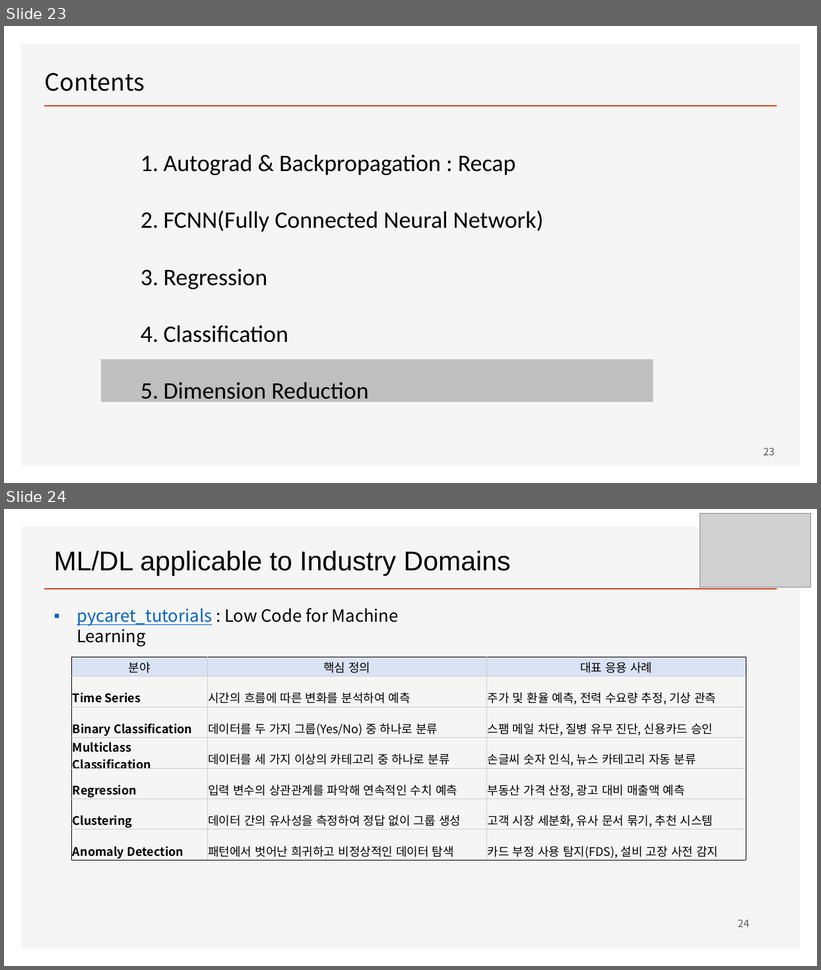
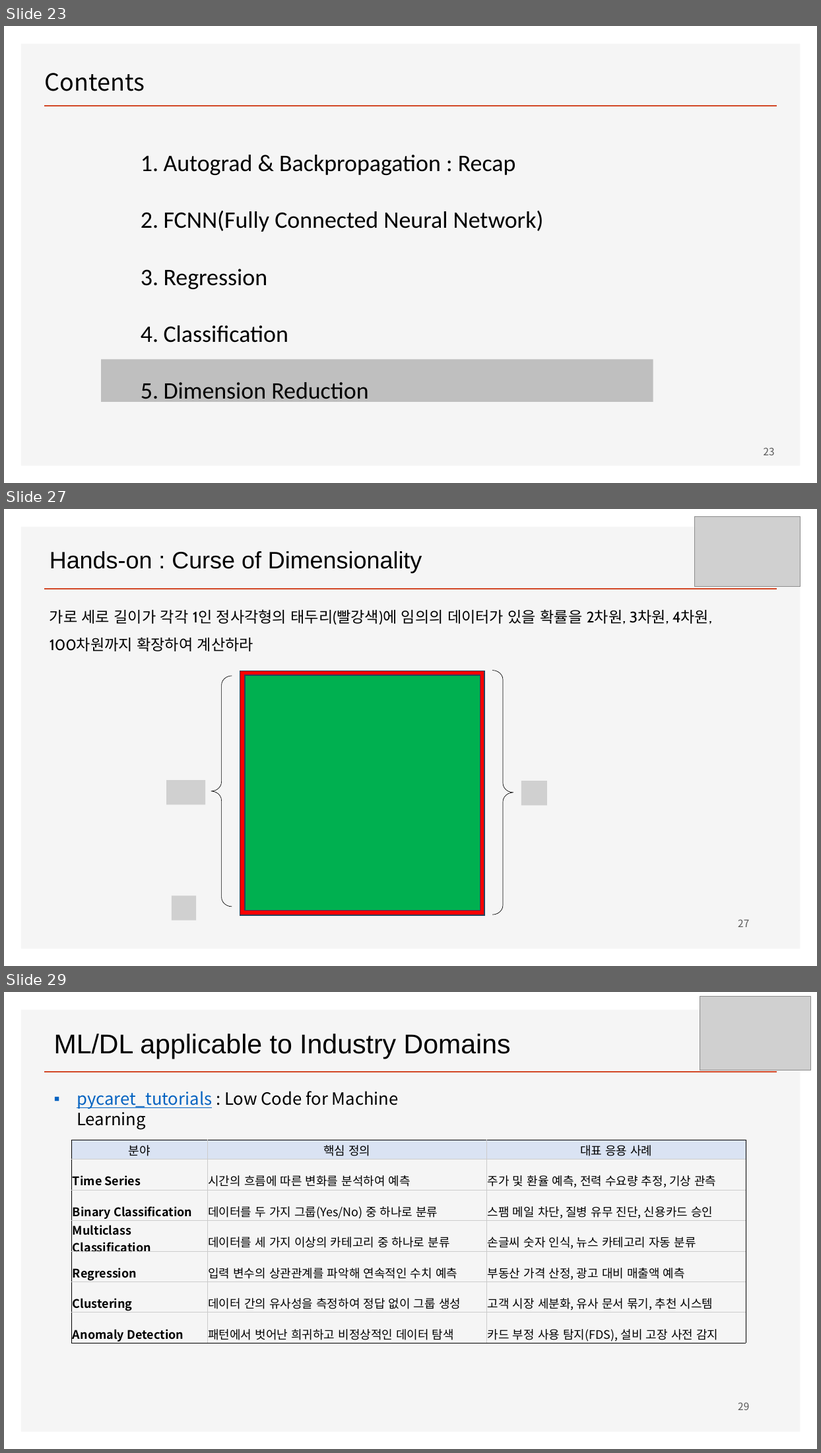
Before and after one commit to ancestor9/mathematics-for-machine-learning, a slide deck: Linear_Algebra/w6_Deep Learning.pptx. Shown one above the other, each under a label of ours: slides 23 and 24 before the commit, slides 23, 27 and 29 after it; the slides between them are not shown. The pictures are 821x970 and 821x1453 pixels, drawn with LibreOffice and Linux fonts; fonts in the diff are those of the drawing; grey boxes stand for pictures; background and template pictures are left out. Boxes give left, top, right and bottom in pixels: in the first picture for what was removed or moved away, otherwise in the second. Text is boxed around its words. In the diff, an @@ line names an element or a change of style, - is before the commit and + after.

```diff
--- a/Linear_Algebra/w6_Deep Learning.pptx
+++ b/Linear_Algebra/w6_Deep Learning.pptx
@@ slide 27 added at [4, 509, 817, 966], background #FFFFFF; not listed: 2 template elements that a slide beside it also shows @@
@@ picture added at [694, 516, 801, 586] @@
@@ text added at [50, 551, 422, 573], 28 pt, text #000000 @@
+Hands-on : Curse of Dimensionality
@@ text added at [50, 609, 712, 652], 18 pt, text #000000 @@
+가로 세로 길이가 각각 1인 정사각형의 태두리(빨강색)에 임의의 데이터가 있을 확률을 2차원, 3차원, 4차원, 100차원까지 확장하여 계산하라
@@ right brace added at [211, 676, 232, 908], outline #000000 0.5 pt @@
@@ rectangle added at [240, 671, 484, 916], fill #FF0000, outline #28445D 1 pt @@
@@ rectangle added at [245, 675, 481, 911], fill #00B050, outline #28445D 1 pt @@
@@ right brace added at [492, 671, 514, 916], outline #000000 0.5 pt @@
@@ picture added at [167, 780, 206, 805] @@
@@ picture added at [521, 781, 547, 805] @@
@@ picture added at [172, 896, 196, 921] @@
@@ page number added at [738, 920, 749, 927], 12 pt, text #595959 @@
+27
@@ what was slide 24 is now slide 29 @@
@@ page number at [738, 1403, 749, 1410]: text changed @@
-24
+29
```
Also in this commit, not shown: 4 other slides added.
